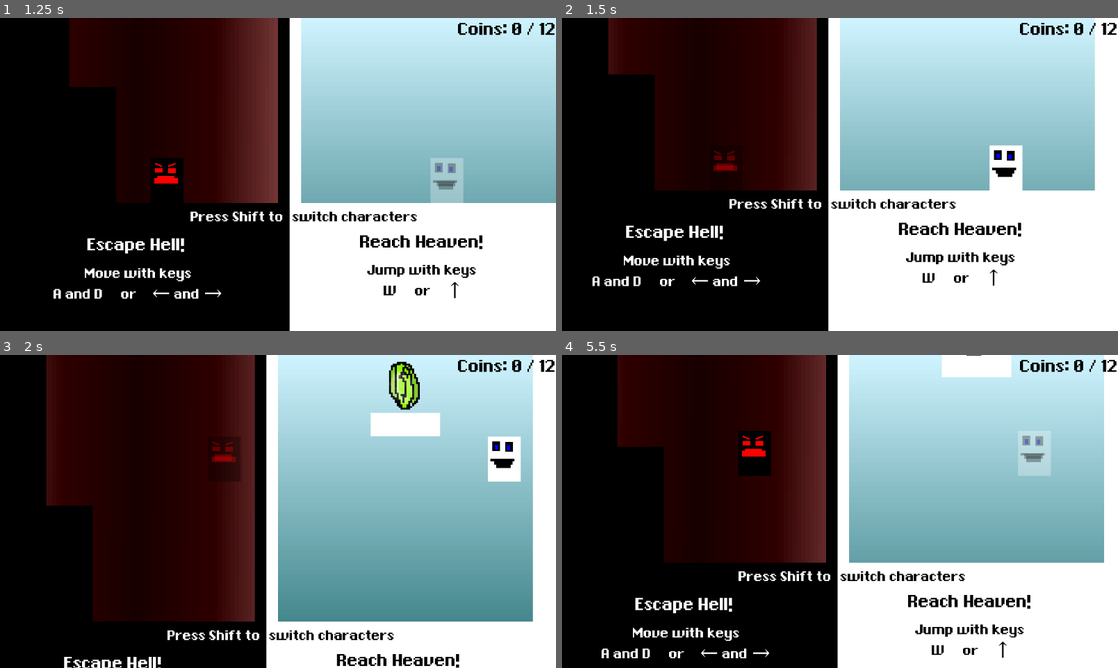
Above: before the commit, frames 1-4 (two rows, left to right).
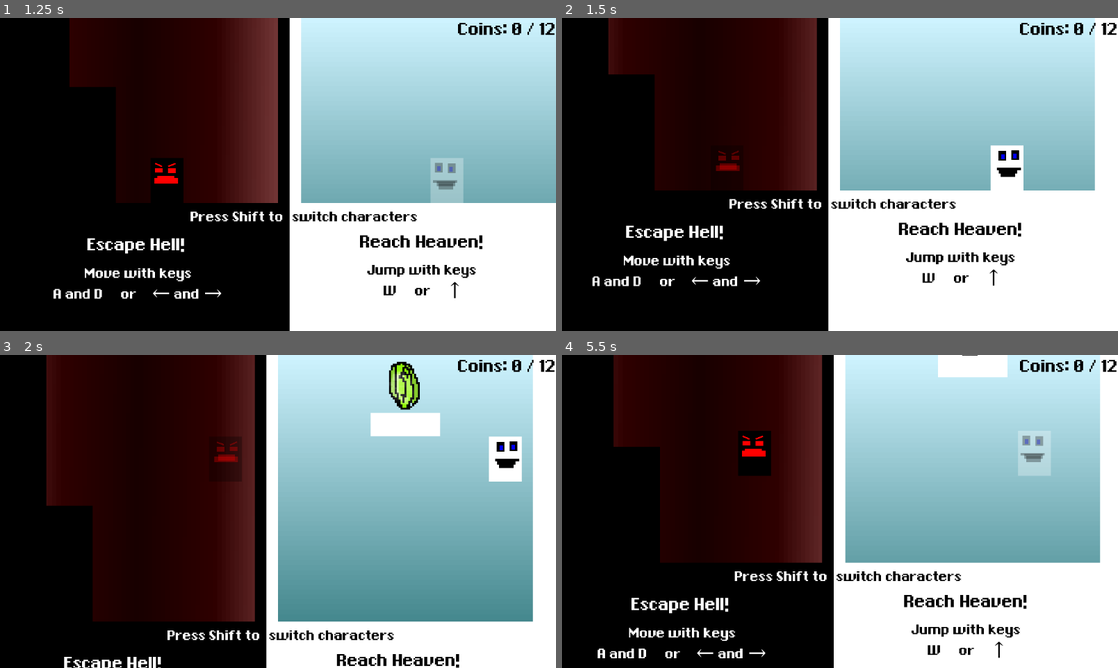
Above: after the commit, the same moments.

Repository: stefiscool/parrallel-platformer
Game: Godot game, scene res://scenes/title.tscn
Two runs of this game, one before a commit and one after it. Both use one fixed random seed, a clock stepped at 60 frames per second and the inputs below.
Inputs:
- Up to frame 1 (1.25 s): click "Start Game" at 0.5 s
- Up to frame 2 (1.5 s): hold Right (right) from 1.28 s (still down); tap Shift (switch) at 1.35 s
- Up to frame 3 (2 s): keep holding Right (right); tap W (jump) at 1.52 s
- Up to frame 4 (5.5 s): tap Shift (switch) every 0.75 s from 2.1 to 5.1 s; tap W (jump) at 2.27, 3.77, 4.52, 5.27 s; release Right (right) at 2.78 s; hold A (left) 2.78-3.53 s; hold Right (right) 3.53-5.03 s; hold A (left) from 5.03 s (still down)

Frame 1 is identical in both runs. In frame 2, 0.4% of the frame differs, in the area x 27-83%, y 40-56%; in frame 3, 0.4%; in frame 4, 6.0%, in the area x 6-98%, y 0-100%.

Commit message:
Added checkpoints

Diff:
--- a/Global.gd
+++ b/Global.gd
@@ -3,3 +3,13 @@
 var controllingleft = true
 var hidden_opacity = 0.3
 var coins = 0
+var checkpoint = null
+var safety_net_offset = 800
+
+func return_to_checkpoint():
+	$"../World/PlayerDiedSFX".play()
+	var hellplayer = $"../World/Secondplayer"
+	hellplayer.position = checkpoint.position
+	hellplayer.position.y -= 70
+	hellplayer.velocity = Vector2()
+	$"../World/SafetyNet".position.y = hellplayer.position.y + Global.safety_net_offset
--- a/scenes/cannon.tscn
+++ b/scenes/cannon.tscn
@@ -51,6 +51,18 @@
 "times": PackedFloat32Array(0.1)
 }
 tracks/1/use_blend = true
+tracks/2/type = "value"
+tracks/2/imported = false
+tracks/2/enabled = true
+tracks/2/path = NodePath(".:visible")
+tracks/2/interp = 1
+tracks/2/loop_wrap = true
+tracks/2/keys = {
+"times": PackedFloat32Array(0),
+"transitions": PackedFloat32Array(1),
+"update": 1,
+"values": [true]
+}
 
 [sub_resource type="AnimationLibrary" id="AnimationLibrary_oqstb"]
 _data = {
--- /dev/null
+++ b/scenes/checkpoint.tscn
@@ -0,0 +1,23 @@
+[gd_scene load_steps=5 format=3 uid="uid://chsdrh1lb4uih"]
+
+[ext_resource type="Texture2D" uid="uid://c3ttnjcvy4c6s" path="res://assets/checkpoint_reached.png" id="1_pe6se"]
+[ext_resource type="Script" path="res://scripts/checkpoint.gd" id="1_y1kuk"]
+[ext_resource type="Texture2D" uid="uid://dg5w7upk35viq" path="res://assets/checkpoint_not_reached.png" id="2_064dp"]
+
+[sub_resource type="RectangleShape2D" id="RectangleShape2D_f1gav"]
+size = Vector2(24, 24)
+
+[node name="Checkpoint" type="Area2D"]
+scale = Vector2(3, 3)
+script = ExtResource("1_y1kuk")
+
+[node name="CollisionShape2D" type="CollisionShape2D" parent="."]
+shape = SubResource("RectangleShape2D_f1gav")
+
+[node name="Reached" type="Sprite2D" parent="."]
+texture = ExtResource("1_pe6se")
+
+[node name="NotReached" type="Sprite2D" parent="."]
+texture = ExtResource("2_064dp")
+
+[connection signal="body_entered" from="." to="." method="_on_body_entered"]
--- a/scenes/player.tscn
+++ b/scenes/player.tscn
@@ -13,13 +13,15 @@
 position = Vector2(-1, -22)
 shape = SubResource("CapsuleShape2D_fmkoo")
 
-[node name="ColorRect" type="ColorRect" parent="."]
+[node name="ColorRect" type="Node2D" parent="."]
+
+[node name="ColorRect" type="ColorRect" parent="ColorRect"]
 offset_left = -35.0
 offset_top = -69.0
 offset_right = 33.0
 offset_bottom = 24.0
 
-[node name="ColorRect2" type="ColorRect" parent="ColorRect"]
+[node name="ColorRect2" type="ColorRect" parent="ColorRect/ColorRect"]
 layout_mode = 0
 offset_left = 9.0
 offset_top = 10.0
@@ -27,7 +29,7 @@
 offset_bottom = 30.0
 color = Color(0, 0, 0, 1)
 
-[node name="ColorRect7" type="ColorRect" parent="ColorRect"]
+[node name="ColorRect7" type="ColorRect" parent="ColorRect/ColorRect"]
 layout_mode = 0
 offset_left = 14.0
 offset_top = 17.0
@@ -35,7 +37,7 @@
 offset_bottom = 27.0
 color = Color(0, 0, 1, 1)
 
-[node name="ColorRect3" type="ColorRect" parent="ColorRect"]
+[node name="ColorRect3" type="ColorRect" parent="ColorRect/ColorRect"]
 layout_mode = 0
 offset_left = 36.0
 offset_top = 11.0
@@ -43,7 +45,7 @@
 offset_bottom = 31.0
 color = Color(0, 0, 0, 1)
 
-[node name="ColorRect4" type="ColorRect" parent="ColorRect"]
+[node name="ColorRect4" type="ColorRect" parent="ColorRect/ColorRect"]
 layout_mode = 0
 offset_left = 5.0
 offset_top = 46.0
@@ -51,7 +53,7 @@
 offset_bottom = 51.0
 color = Color(0, 0, 0, 1)
 
-[node name="ColorRect5" type="ColorRect" parent="ColorRect"]
+[node name="ColorRect5" type="ColorRect" parent="ColorRect/ColorRect"]
 layout_mode = 0
 offset_left = 13.0
 offset_top = 48.0
@@ -59,7 +61,7 @@
 offset_bottom = 58.0
 color = Color(0, 0, 0, 1)
 
-[node name="ColorRect6" type="ColorRect" parent="ColorRect"]
+[node name="ColorRect6" type="ColorRect" parent="ColorRect/ColorRect"]
 layout_mode = 0
 offset_left = 17.0
 offset_top = 52.0
@@ -67,7 +69,7 @@
 offset_bottom = 65.0
 color = Color(0, 0, 0, 1)
 
-[node name="ColorRect8" type="ColorRect" parent="ColorRect"]
+[node name="ColorRect8" type="ColorRect" parent="ColorRect/ColorRect"]
 layout_mode = 0
 offset_left = 39.0
 offset_top = 18.0
--- a/scenes/secondplayer.tscn
+++ b/scenes/secondplayer.tscn
@@ -13,14 +13,16 @@
 position = Vector2(-1, -22)
 shape = SubResource("CapsuleShape2D_jsda6")
 
-[node name="ColorRect" type="ColorRect" parent="."]
+[node name="ColorRect" type="Node2D" parent="."]
+
+[node name="ColorRect" type="ColorRect" parent="ColorRect"]
 offset_left = -35.0
 offset_top = -69.0
 offset_right = 33.0
 offset_bottom = 24.0
 color = Color(0, 0, 0, 1)
 
-[node name="ColorRect2" type="ColorRect" parent="ColorRect"]
+[node name="ColorRect2" type="ColorRect" parent="ColorRect/ColorRect"]
 layout_mode = 0
 offset_left = 9.0
 offset_top = 21.0
@@ -28,7 +30,7 @@
 offset_bottom = 30.0
 color = Color(1, 0, 0, 1)
 
-[node name="ColorRect6" type="ColorRect" parent="ColorRect"]
+[node name="ColorRect6" type="ColorRect" parent="ColorRect/ColorRect"]
 layout_mode = 0
 offset_left = 10.0
 offset_top = 10.0
@@ -37,7 +39,7 @@
 rotation = 0.415859
 color = Color(1, 0, 0, 1)
 
-[node name="ColorRect7" type="ColorRect" parent="ColorRect"]
+[node name="ColorRect7" type="ColorRect" parent="ColorRect/ColorRect"]
 layout_mode = 0
 offset_left = 36.0
 offset_top = 16.0
@@ -46,7 +48,7 @@
 rotation = -0.354772
 color = Color(1, 0, 0, 1)
 
-[node name="ColorRect3" type="ColorRect" parent="ColorRect"]
+[node name="ColorRect3" type="ColorRect" parent="ColorRect/ColorRect"]
 layout_mode = 0
 offset_left = 36.0
 offset_top = 21.0
@@ -54,7 +56,7 @@
 offset_bottom = 31.0
 color = Color(1, 0, 0, 1)
 
-[node name="ColorRect4" type="ColorRect" parent="ColorRect"]
+[node name="ColorRect4" type="ColorRect" parent="ColorRect/ColorRect"]
 layout_mode = 0
 offset_left = 8.0
 offset_top = 41.0
@@ -62,7 +64,7 @@
 offset_bottom = 53.0
 color = Color(1, 0, 0, 1)
 
-[node name="ColorRect5" type="ColorRect" parent="ColorRect"]
+[node name="ColorRect5" type="ColorRect" parent="ColorRect/ColorRect"]
 layout_mode = 0
 offset_left = 14.0
 offset_top = 37.0
--- a/scenes/world.tscn
+++ b/scenes/world.tscn
@@ -18,6 +18,9 @@
 [ext_resource type="AudioStream" uid="uid://bmvd7te56diyv" path="res://assets/swap_sfx.mp3" id="15_1dh07"]
 [ext_resource type="AudioStream" uid="uid://deljsfw4ygk4e" path="res://assets/swap_failed_sfx.mp3" id="16_fni65"]
 [ext_resource type="AudioStream" uid="uid://o8jvywwte55x" path="res://assets/coin_collect_sfx.mp3" id="17_60ouh"]
+[ext_resource type="AudioStream" uid="uid://cct116ymxebrd" path="res://assets/death_sfx.mp3" id="18_1ncda"]
+[ext_resource type="AudioStream" uid="uid://6tp0vm0gb33g" path="res://assets/cannonball_destroyed_sfx.mp3" id="18_ft7n6"]
+[ext_resource type="PackedScene" uid="uid://chsdrh1lb4uih" path="res://scenes/checkpoint.tscn" id="20_sjdoo"]
 
 [sub_resource type="Gradient" id="Gradient_g7ebt"]
 colors = PackedColorArray(0.6, 0.6, 0.6, 1, 0.6, 0.6, 0.6, 1)
@@ -804,16 +807,20 @@
 position = Vector2(600.5, -25)
 shape = SubResource("RectangleShape2D_j7p6f")
 
-[node name="Cannons" type="Node2D" parent="."]
-
-[node name="Cannon" parent="Cannons" instance=ExtResource("1_5yi6p")]
-position = Vector2(438, -1065)
-
 [node name="TileMap" type="TileMap" parent="."]
 scale = Vector2(3, 3)
 tile_set = SubResource("TileSet_f7kse")
 format = 2
 layer_0/tile_data = PackedInt32Array(524288, 458752, 7, 524289, 458752, 7, 524290, 458752, 7, 524291, 458752, 7, 524292 …(27578 unchanged characters)…
+
+[node name="Cannons" type="Node2D" parent="."]
+
+[node name="Cannon" parent="Cannons" instance=ExtResource("1_5yi6p")]
+position = Vector2(340, -1137)
+scale = Vector2(-1, 1)
+
+[node name="Cannon2" parent="Cannons" instance=ExtResource("1_5yi6p")]
+position = Vector2(438, -957)
 
 [node name="Coins" type="Node2D" parent="."]
 
@@ -998,6 +1005,14 @@
 stream = ExtResource("17_60ouh")
 bus = &"SFX"
 
+[node name="PlayerDiedSFX" type="AudioStreamPlayer" parent="."]
+stream = ExtResource("18_1ncda")
+bus = &"SFX"
+
+[node name="CannonBallDestroyedSFX" type="AudioStreamPlayer" parent="."]
+stream = ExtResource("18_ft7n6")
+bus = &"SFX"
+
 [node name="UI" type="CanvasLayer" parent="."]
 
 [node name="VBoxContainer" type="VBoxContainer" parent="UI"]
@@ -1015,4 +1030,12 @@
 text = "Coins:"
 script = ExtResource("14_fk56f")
 
+[node name="Checkpoints" type="Node2D" parent="."]
+
+[node name="Checkpoint" parent="Checkpoints" instance=ExtResource("20_sjdoo")]
+position = Vector2(239, -516)
+
+[node name="Checkpoint2" parent="Checkpoints" instance=ExtResource("20_sjdoo")]
+position = Vector2(102, -517)
+
 [connection signal="body_entered" from="Victory" to="Victory" method="_on_body_entered"]
--- a/scripts/cannonball.gd
+++ b/scripts/cannonball.gd
@@ -3,7 +3,16 @@
 
 
 func _on_body_entered(body):
-	if body.name == "Player" and Global.controllingleft == false:
-		get_tree().change_scene_to_file("res://scenes/game_over.tscn")
-	if body.name == "Secondplayer" and Global.controllingleft == true:
-		get_tree().change_scene_to_file("res://scenes/game_over.tscn")
+	if visible:
+		if body.name == "Player" and Global.controllingleft == false:
+			#get_tree().change_scene_to_file("res://scenes/game_over.tscn")
+			Global.controllingleft = true
+			Global.return_to_checkpoint()
+		elif body.name == "Secondplayer" and Global.controllingleft == true:
+			#get_tree().change_scene_to_file("res://scenes/game_over.tscn")
+			Global.return_to_checkpoint()
+		elif body.name == "TileMap":
+			# cannonball hit wall and is destroyed
+			# animation resets visible to true
+			find_parent("World").get_node("CannonBallDestroyedSFX").play()
+			visible = false
--- /dev/null
+++ b/scripts/checkpoint.gd
@@ -0,0 +1,16 @@
+extends Area2D
+
+func _ready():
+	$Reached.hide()
+
+func _on_body_entered(body):
+	if body.name == "Secondplayer" and Global.controllingleft:
+		if Global.checkpoint != null:
+			Global.checkpoint.unreached()
+		Global.checkpoint = self
+		$NotReached.hide()
+		$Reached.show()
+
+func unreached():
+	$NotReached.show()
+	$Reached.hide()
--- a/scripts/player.gd
+++ b/scripts/player.gd
@@ -7,8 +7,6 @@
 const JUMP_HEIGHT = -1000
 
 const SAFETY_NET_FALL = 25
-
-var velocity2 = Vector2(0,0)
 
 @export var is_left_not_right = true
 var other_player
@@ -30,10 +28,14 @@
 
 		if Input.is_action_pressed("right"):
 			velocity.x = min(velocity.x + ACCELERATION, MAX_SPEED)
+			$ColorRect.scale.x = -abs($ColorRect.scale.x)
+			other_player.get_node("ColorRect").scale.x = -abs(other_player.get_node("ColorRect").scale.x)
 
 
 		elif Input.is_action_pressed("left"):
-			velocity.x = min(velocity.x + ACCELERATION, -MAX_SPEED)
+			velocity.x = max(velocity.x - ACCELERATION, -MAX_SPEED)
+			$ColorRect.scale.x = abs($ColorRect.scale.x)
+			other_player.get_node("ColorRect").scale.x = abs(other_player.get_node("ColorRect").scale.x)
 
 
 		else:
@@ -47,10 +49,9 @@
 				velocity.y = JUMP_HEIGHT
 				$"../JumpSFX".play()
 
-
 		move_and_slide()
 		var other_pos = position
 		other_pos.x += POSITION_OFFSET
 		other_player.position = other_pos
 		other_player.velocity = velocity
-		$"../SafetyNet".position.y = min($"../SafetyNet".position.y + SAFETY_NET_FALL * delta, position.y + 800)
+		$"../SafetyNet".position.y = min($"../SafetyNet".position.y + SAFETY_NET_FALL * delta, position.y + Global.safety_net_offset)
Binary file added: assets/checkpoint_not_reached.png
Not shown, added: assets/checkpoint_not_reached.png.import
Binary file added: assets/checkpoint_reached.png
Not shown, added: assets/checkpoint_reached.png.import
Not shown: 1 places in scenes/world.tscn that only renumber resources
